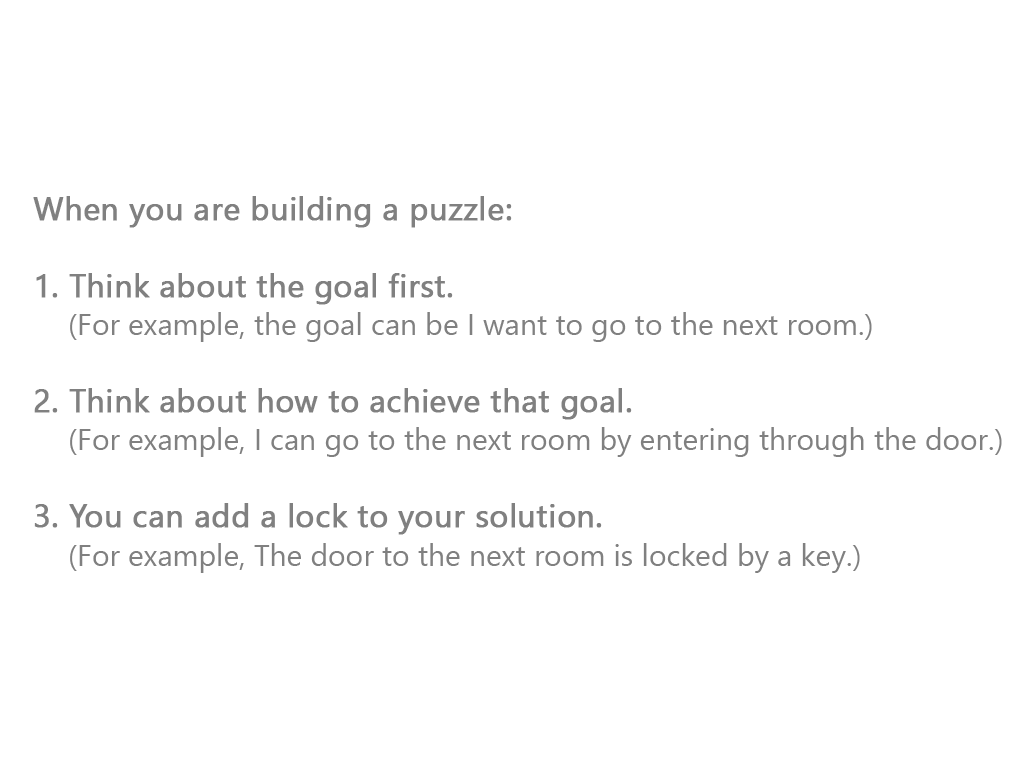
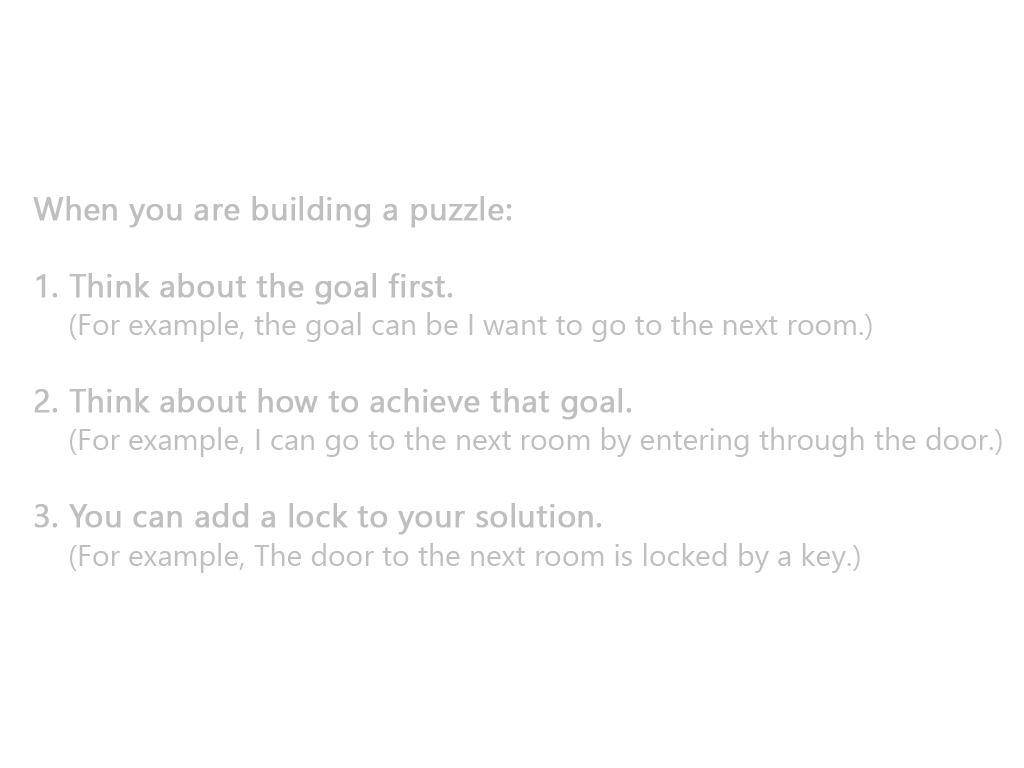
The second 1024px x 768px image is a revision of the first. Changes to its layers:
painted on "When you are building a puzzle: 1. Think about the goal first." over [33, 196, 1002, 573]
